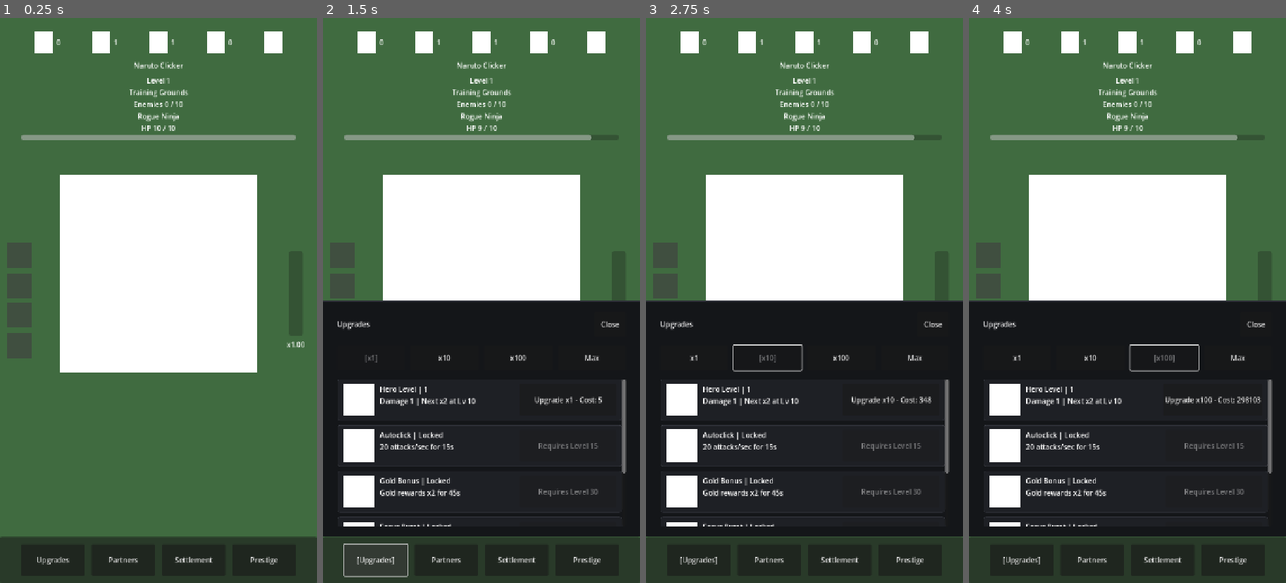
Above: before the commit, frames 1-4 (left to right).
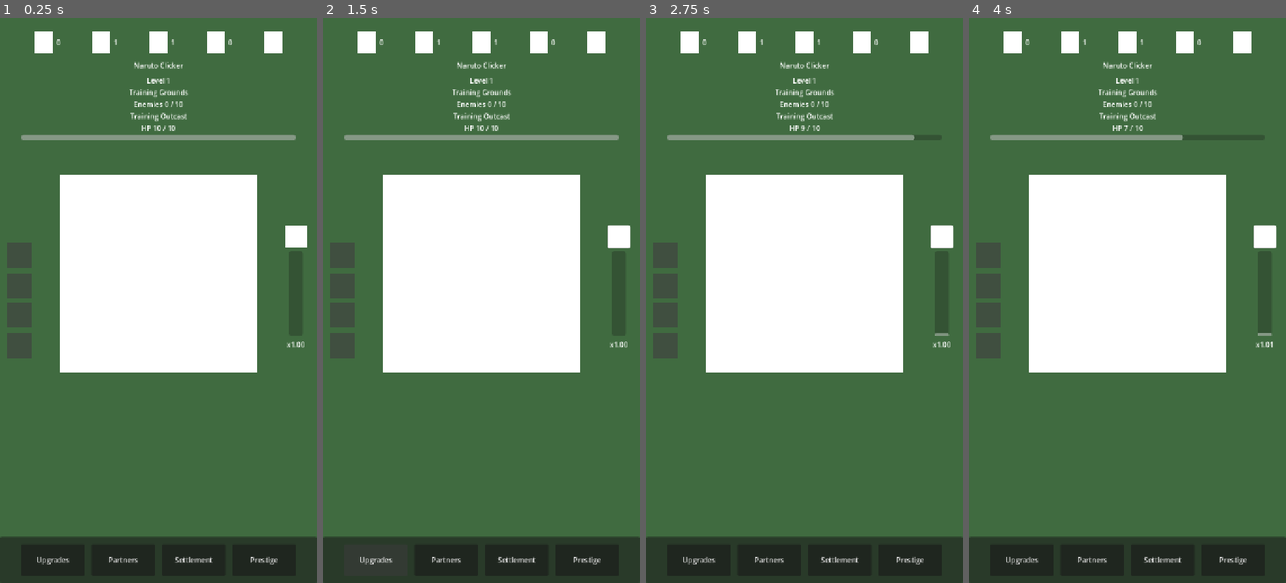
Above: after the commit, the same moments.

Repository: StanisRyz/naruto-clicker
Game: Godot game, scene res://scenes/main/Main.tscn
Same seed, same stepped clock (60 frames per second), same inputs: the game is played once before the commit and once after it.
Inputs (mouse positions are in pixels of both pictures, inside the frame that each line leads up to):
- Up to frame 1 (0.25 s): no input
- Up to frame 2 (1.5 s): click (617, 238) at 0.52 s; click "Upgrades" at 1.25 s
- Up to frame 3 (2.75 s): click (766, 357) at 2 s, where only the run before the commit has a clickable "x10"
- Up to frame 4 (4 s): click (1016, 357) at 2.75 s, where only the run before the commit has a clickable "x1"; click (1165, 357) at 3.5 s, where only the run before the commit has a clickable "x100"

The runs differ from the first frame. In frame 1, 0.4% of the frame differs, in the area x 41-97%, y 16-41%; in frame 2, 42%, in the area x 0-100%, y 16-99%; in frame 3, 42%; in frame 4, 42%.

Commit message:
Scale task rewards by current stage
Make task gold rewards scale with current game progression.

Changes include:
- Replace fixed task gold rewards with reward scale values.
- Add current task reward unit based on current normal enemy reward.
- Calculate task rewards dynamically at display and claim time.
- Exclude Gold Bonus, Market, Trade Routes, Boss Shrine, elite, and boss multipliers from task rewards.
- Preserve task progress, task claiming, task replacement, and existing gameplay systems.

Diff:
--- a/scenes/game/ClickerScreen.gd
+++ b/scenes/game/ClickerScreen.gd
@@ -41,6 +41,8 @@
 @onready var primary_stats_panel: PrimaryStatsPanel = $PrimaryStatsPanel
 @onready var progress_info_panel: ProgressInfoPanel = $MainContent/VBoxContainer/ProgressInfoPanel
 @onready var combo_panel: ComboPanel = $ComboPanel
+@onready var tasks_button: Button = $TasksButton
+@onready var tasks_window: TasksWindow = $TasksWindow
 @onready var game_field: GameField = $GameField
 @onready var ability_bar: AbilityBar = $AbilityBar
 @onready var upgrades_button: Button = $BottomBar/MarginContainer/HBoxContainer/UpgradesButton
@@ -61,6 +63,8 @@
 	ability_bar.focus_burst_requested.connect(_on_focus_burst_requested)
 	ability_bar.rally_requested.connect(_on_rally_requested)
 	primary_stats_panel.settings_requested.connect(_on_settings_requested)
+	tasks_button.pressed.connect(_on_tasks_button_pressed)
+	tasks_window.task_claim_requested.connect(_on_task_claim_requested)
 	upgrades_button.pressed.connect(_on_upgrades_button_pressed)
 	partners_button.pressed.connect(_on_partners_button_pressed)
 	settlement_button.pressed.connect(_on_settlement_button_pressed)
@@ -139,6 +143,8 @@
 	partner_sheet.update_view(state)
 	settlement_sheet.update_view(state)
 	prestige_sheet.update_view(state)
+	if tasks_window.visible:
+		tasks_window.update_view(state)
 
 
 func _on_attack_requested() -> void:
@@ -151,10 +157,12 @@
 			combo_meter_value = combo_meter_max
 			combo_empowered_active = true
 			combo_empowered_time_left = combo_empowered_duration
+			state.total_combo_empowered_activations += 1
 
 	var manual_damage: int = maxi(1, int(state.get_current_click_damage() * _get_manual_combo_multiplier()))
 	var was_boss_level: bool = state.is_boss_level
 	var result: Dictionary = state.attack_with_damage(manual_damage)
+	state.total_manual_click_damage_dealt += int(result.get("damage_dealt", 0))
 	_apply_attack_result(result, true, was_boss_level)
 
 
@@ -190,6 +198,17 @@
 
 func _on_settings_requested() -> void:
 	_handle_status_text("Settings coming soon")
+
+
+func _on_tasks_button_pressed() -> void:
+	tasks_window.show_window(state)
+
+
+func _on_task_claim_requested(task_id: String) -> void:
+	var result: Dictionary = state.claim_task_reward(task_id)
+	_handle_status_text(result.get("status_text", ""))
+	_update_ui()
+	tasks_window.update_view(state)
 
 
 func _on_partner_purchase_requested(partner_index: int, mode: String) -> void:
@@ -361,6 +380,7 @@
 	state.autoclick_active = true
 	autoclick_time_left = _get_scaled_duration(autoclick_duration, false)
 	autoclick_accumulator = 0.0
+	state.total_autoclick_activations += 1
 	_update_ui()
 
 
--- a/scenes/game/ClickerScreen.tscn
+++ b/scenes/game/ClickerScreen.tscn
@@ -10,6 +10,7 @@
 [ext_resource type="PackedScene" path="res://scenes/ui/SettlementSheet.tscn" id="8_3qslc"]
 [ext_resource type="PackedScene" path="res://scenes/ui/ProgressInfoPanel.tscn" id="9_progress"]
 [ext_resource type="PackedScene" path="res://scenes/ui/ComboPanel.tscn" id="10_combo"]
+[ext_resource type="PackedScene" path="res://scenes/ui/TasksWindow.tscn" id="11_tasks"]
 
 [node name="ClickerScreen" type="Control"]
 layout_mode = 3
@@ -88,6 +89,32 @@
 grow_vertical = 2
 mouse_filter = 2
 
+[node name="TasksButton" type="Button" parent="."]
+custom_minimum_size = Vector2(48, 48)
+layout_mode = 1
+anchors_preset = 6
+anchor_left = 1.0
+anchor_top = 0.5
+anchor_right = 1.0
+anchor_bottom = 0.5
+offset_left = -72.0
+offset_top = -168.0
+offset_right = -24.0
+offset_bottom = -120.0
+grow_horizontal = 0
+grow_vertical = 2
+flat = true
+
+[node name="ImageHolder" type="ColorRect" parent="TasksButton"]
+layout_mode = 1
+anchors_preset = 15
+anchor_right = 1.0
+anchor_bottom = 1.0
+grow_horizontal = 2
+grow_vertical = 2
+mouse_filter = 2
+color = Color(1, 1, 1, 1)
+
 [node name="UpgradeSheet" parent="." instance=ExtResource("4_vcx67")]
 layout_mode = 1
 
@@ -144,3 +171,6 @@
 layout_mode = 2
 size_flags_horizontal = 3
 text = "Prestige"
+
+[node name="TasksWindow" parent="." instance=ExtResource("11_tasks")]
+layout_mode = 1
--- /dev/null
+++ b/scenes/ui/TasksWindow.gd
@@ -0,0 +1,131 @@
+class_name TasksWindow
+extends Control
+
+signal task_claim_requested(task_id: String)
+
+@onready var outside_click_area: Control = $OutsideClickArea
+@onready var panel_container: PanelContainer = $PanelContainer
+@onready var close_button: Button = $PanelContainer/MarginContainer/VBoxContainer/Header/CloseButton
+@onready var tasks_container: VBoxContainer = $PanelContainer/MarginContainer/VBoxContainer/ScrollContainer/TasksContainer
+
+
+func _ready() -> void:
+	outside_click_area.gui_input.connect(_on_outside_click_area_gui_input)
+	panel_container.gui_input.connect(_on_panel_container_gui_input)
+	close_button.pressed.connect(hide_window)
+	hide()
+
+
+func show_window(state: ClickerState) -> void:
+	update_view(state)
+	show()
+
+
+func hide_window() -> void:
+	hide()
+
+
+func update_view(state: ClickerState) -> void:
+	for child in tasks_container.get_children():
+		child.free()
+
+	for task_data: Dictionary in state.get_active_task_view_data():
+		tasks_container.add_child(_create_task_row(task_data))
+
+
+func _create_task_row(task_data: Dictionary) -> PanelContainer:
+	var row := PanelContainer.new()
+	row.size_flags_horizontal = Control.SIZE_EXPAND_FILL
+	row.add_theme_stylebox_override("panel", _create_row_stylebox())
+
+	var margin := MarginContainer.new()
+	margin.add_theme_constant_override("margin_left", 12)
+	margin.add_theme_constant_override("margin_top", 10)
+	margin.add_theme_constant_override("margin_right", 12)
+	margin.add_theme_constant_override("margin_bottom", 10)
+	row.add_child(margin)
+
+	var content := HBoxContainer.new()
+	content.size_flags_horizontal = Control.SIZE_EXPAND_FILL
+	content.add_theme_constant_override("separation", 12)
+	margin.add_child(content)
+
+	var image_holder := ColorRect.new()
+	image_holder.name = "ImageHolder"
+	image_holder.color = Color.WHITE
+	image_holder.custom_minimum_size = Vector2(56, 56)
+	content.add_child(image_holder)
+
+	var info_container := VBoxContainer.new()
+	info_container.size_flags_horizontal = Control.SIZE_EXPAND_FILL
+	info_container.add_theme_constant_override("separation", 4)
+	content.add_child(info_container)
+
+	var title_label := Label.new()
+	title_label.size_flags_horizontal = Control.SIZE_EXPAND_FILL
+	title_label.text = String(task_data.get("title", ""))
+	title_label.text_overrun_behavior = TextServer.OVERRUN_TRIM_ELLIPSIS
+	info_container.add_child(title_label)
+
+	var progress_label := Label.new()
+	progress_label.size_flags_horizontal = Control.SIZE_EXPAND_FILL
+	progress_label.autowrap_mode = TextServer.AUTOWRAP_WORD_SMART
+	progress_label.text = "%d / %d | Reward: %d gold" % [
+		int(task_data.get("progress", 0)),
+		int(task_data.get("target", 0)),
+		int(task_data.get("reward_gold", 0)),
+	]
+	info_container.add_child(progress_label)
+
+	var claim_button := Button.new()
+	claim_button.custom_minimum_size = Vector2(160, 56)
+	var task_id: String = String(task_data.get("id", ""))
+	if bool(task_data.get("completed", false)):
+		claim_button.disabled = false
+		claim_button.text = "Claim"
+	else:
+		claim_button.disabled = true
+		claim_button.text = "In Progress"
+	claim_button.pressed.connect(func() -> void: task_claim_requested.emit(task_id))
+	content.add_child(claim_button)
+
+	return row
+
+
+func _on_outside_click_area_gui_input(event: InputEvent) -> void:
+	if event is InputEventMouseButton:
+		var mouse_event: InputEventMouseButton = event as InputEventMouseButton
+		if mouse_event.button_index == MOUSE_BUTTON_LEFT and mouse_event.pressed:
+			accept_event()
+			hide_window()
+	elif event is InputEventScreenTouch:
+		var touch_event: InputEventScreenTouch = event as InputEventScreenTouch
+		if touch_event.pressed:
+			accept_event()
+			hide_window()
+
+
+func _on_panel_container_gui_input(event: InputEvent) -> void:
+	if event is InputEventMouseButton:
+		var mouse_event: InputEventMouseButton = event as InputEventMouseButton
+		if mouse_event.pressed:
+			accept_event()
+	elif event is InputEventScreenTouch:
+		var touch_event: InputEventScreenTouch = event as InputEventScreenTouch
+		if touch_event.pressed:
+			accept_event()
+
+
+func _create_row_stylebox() -> StyleBoxFlat:
+	var stylebox := StyleBoxFlat.new()
+	stylebox.bg_color = Color(0.12, 0.125, 0.145, 1.0)
+	stylebox.border_width_left = 1
+	stylebox.border_width_top = 1
+	stylebox.border_width_right = 1
+	stylebox.border_width_bottom = 1
+	stylebox.border_color = Color(0.22, 0.23, 0.26, 1.0)
+	stylebox.corner_radius_top_left = 6
+	stylebox.corner_radius_top_right = 6
+	stylebox.corner_radius_bottom_left = 6
+	stylebox.corner_radius_bottom_right = 6
+	return stylebox
--- /dev/null
+++ b/scenes/ui/TasksWindow.tscn
@@ -0,0 +1,88 @@
+[gd_scene load_steps=3 format=3]
+
+[ext_resource type="Script" path="res://scenes/ui/TasksWindow.gd" id="1_tasks_window"]
+
+[sub_resource type="StyleBoxFlat" id="StyleBoxFlat_tasks_inner"]
+bg_color = Color(0.08, 0.085, 0.1, 1)
+border_width_left = 2
+border_width_top = 2
+border_width_right = 2
+border_width_bottom = 2
+border_color = Color(0.24, 0.25, 0.3, 1)
+corner_radius_top_left = 6
+corner_radius_top_right = 6
+corner_radius_bottom_left = 6
+corner_radius_bottom_right = 6
+
+[node name="TasksWindow" type="Control"]
+visible = false
+layout_mode = 3
+anchors_preset = 15
+anchor_right = 1.0
+anchor_bottom = 1.0
+grow_horizontal = 2
+grow_vertical = 2
+mouse_filter = 0
+script = ExtResource("1_tasks_window")
+
+[node name="OutsideClickArea" type="ColorRect" parent="."]
+layout_mode = 1
+anchors_preset = 15
+anchor_right = 1.0
+anchor_bottom = 1.0
+grow_horizontal = 2
+grow_vertical = 2
+mouse_filter = 0
+color = Color(0, 0, 0, 0.2)
+
+[node name="PanelContainer" type="PanelContainer" parent="."]
+custom_minimum_size = Vector2(560, 620)
+layout_mode = 1
+anchors_preset = 8
+anchor_left = 0.5
+anchor_top = 0.5
+anchor_right = 0.5
+anchor_bottom = 0.5
+offset_left = -280.0
+offset_top = -310.0
+offset_right = 280.0
+offset_bottom = 310.0
+grow_horizontal = 2
+grow_vertical = 2
+mouse_filter = 0
+theme_override_styles/panel = SubResource("StyleBoxFlat_tasks_inner")
+
+[node name="MarginContainer" type="MarginContainer" parent="PanelContainer"]
+layout_mode = 2
+theme_override_constants/margin_left = 20
+theme_override_constants/margin_top = 20
+theme_override_constants/margin_right = 20
+theme_override_constants/margin_bottom = 20
+
+[node name="VBoxContainer" type="VBoxContainer" parent="PanelContainer/MarginContainer"]
+layout_mode = 2
+theme_override_constants/separation = 16
+
+[node name="Header" type="HBoxContainer" parent="PanelContainer/MarginContainer/VBoxContainer"]
+layout_mode = 2
+theme_override_constants/separation = 16
+
+[node name="TitleLabel" type="Label" parent="PanelContainer/MarginContainer/VBoxContainer/Header"]
+layout_mode = 2
+size_flags_horizontal = 3
+text = "Tasks"
+vertical_alignment = 1
+
+[node name="CloseButton" type="Button" parent="PanelContainer/MarginContainer/VBoxContainer/Header"]
+custom_minimum_size = Vector2(72, 48)
+layout_mode = 2
+text = "Close"
+
+[node name="ScrollContainer" type="ScrollContainer" parent="PanelContainer/MarginContainer/VBoxContainer"]
+layout_mode = 2
+size_flags_vertical = 3
+
+[node name="TasksContainer" type="VBoxContainer" parent="PanelContainer/MarginContainer/VBoxContainer/ScrollContainer"]
+layout_mode = 2
+size_flags_horizontal = 3
+theme_override_constants/separation = 10
--- a/scripts/game/ClickerState.gd
+++ b/scripts/game/ClickerState.gd
@@ -143,6 +143,27 @@
 var prestige_talent_names: Array[String] = ["Focus Training", "Trade Routes", "Command Aura", "Quick Hands", "Builder Wisdom", "Boss Hunter"]
 var prestige_talent_bonus_types: Array[String] = ["click_damage", "gold", "partner_dps", "autoclick_rate", "settlement_effect", "boss_damage"]
 var prestige_talent_bonus_percent_per_level: int = 5
+var task_definitions: Array[Dictionary] = [
+	{"id": "manual_damage_500", "title": "Deal 500 manual damage", "goal_type": "manual_damage", "target": 500, "reward_scale": 20},
+	{"id": "defeat_25_enemies", "title": "Defeat 25 enemies", "goal_type": "enemies_defeated", "target": 25, "reward_scale": 30},
+	{"id": "defeat_2_elites", "title": "Defeat 2 elite enemies", "goal_type": "elite_enemies_defeated", "target": 2, "reward_scale": 60},
+	{"id": "defeat_1_boss", "title": "Defeat 1 boss", "goal_type": "bosses_defeated", "target": 1, "reward_scale": 100},
+	{"id": "reach_hero_level_10", "title": "Reach Hero Level 10", "goal_type": "hero_level", "target": 10, "reward_scale": 50},
+	{"id": "hire_10_partners", "title": "Hire 10 partners total", "goal_type": "partners_total", "target": 10, "reward_scale": 70},
+	{"id": "build_5_buildings", "title": "Build 5 settlement buildings", "goal_type": "buildings_total", "target": 5, "reward_scale": 80},
+	{"id": "activate_autoclick_1", "title": "Activate Autoclick 1 time", "goal_type": "autoclick_activations", "target": 1, "reward_scale": 40},
+	{"id": "combo_empowered_1", "title": "Fill Combo Meter to 100%", "goal_type": "combo_empowered", "target": 1, "reward_scale": 90},
+	{"id": "reach_level_10", "title": "Reach Level 10", "goal_type": "game_level", "target": 10, "reward_scale": 120},
+]
+var active_task_ids: Array[String] = []
+var completed_task_ids: Array[String] = []
+var claimed_task_ids: Array[String] = []
+var total_manual_click_damage_dealt: int = 0
+var total_enemies_defeated: int = 0
+var total_elite_enemies_defeated: int = 0
+var total_bosses_defeated: int = 0
+var total_autoclick_activations: int = 0
+var total_combo_empowered_activations: int = 0
 var rng: RandomNumberGenerator = RandomNumberGenerator.new()
 
 var prestige_points: int:
@@ -155,6 +176,7 @@
 
 func _init() -> void:
 	rng.randomize()
+	initialize_tasks()
 	_reset_partner_state()
 	_reset_building_state()
 	_update_character_state()
@@ -176,6 +198,145 @@
 
 func get_prestige_reward() -> int:
 	return get_prestige_stage_points() + get_prestige_character_points()
+
+
+func initialize_tasks() -> void:
+	active_task_ids.clear()
+	completed_task_ids.clear()
+	claimed_task_ids.clear()
+	_fill_active_tasks()
+
+
+func _fill_active_tasks() -> void:
+	while active_task_ids.size() < 5:
+		var available_task_ids: Array[String] = _get_available_inactive_task_ids()
+		if available_task_ids.is_empty():
+			return
+
+		var random_index: int = rng.randi_range(0, available_task_ids.size() - 1)
+		active_task_ids.append(available_task_ids[random_index])
+
+
+func _get_available_inactive_task_ids() -> Array[String]:
+	var available_task_ids: Array[String] = []
+	for task: Dictionary in task_definitions:
+		var task_id: String = String(task.get("id", ""))
+		if task_id == "":
+			continue
+
+		if active_task_ids.has(task_id) or completed_task_ids.has(task_id) or claimed_task_ids.has(task_id):
+			continue
+
+		available_task_ids.append(task_id)
+
+	return available_task_ids
+
+
+func get_task_definition(task_id: String) -> Dictionary:
+	for task: Dictionary in task_definitions:
+		if String(task.get("id", "")) == task_id:
+			return task
+
+	return {}
+
+
+func get_task_progress(task_id: String) -> int:
+	var task: Dictionary = get_task_definition(task_id)
+	var goal_type: String = String(task.get("goal_type", ""))
+	match goal_type:
+		"manual_damage":
+			return total_manual_click_damage_dealt
+		"enemies_defeated":
+			return total_enemies_defeated
+		"elite_enemies_defeated":
+			return total_elite_enemies_defeated
+		"bosses_defeated":
+			return total_bosses_defeated
+		"hero_level":
+			return character_level
+		"partners_total":
+			return _get_total_partner_count()
+		"buildings_total":
+			return _get_total_building_count()
+		"autoclick_activations":
+			return total_autoclick_activations
+		"combo_empowered":
+			return total_combo_empowered_activations
+		"game_level":
+			return current_level
+
+	return 0
+
+
+func get_task_target(task_id: String) -> int:
+	return int(get_task_definition(task_id).get("target", 0))
+
+
+func get_current_task_reward_unit() -> int:
+	var base_reward: int = get_base_enemy_reward_for_level(current_level)
+	var zone_scaled_reward: int = ceili(base_reward * zone_reward_multiplier)
+	return maxi(1, zone_scaled_reward)
+
+
+func get_task_reward_gold(task_id: String) -> int:
+	var task: Dictionary = get_task_definition(task_id)
+	if task.is_empty():
+		return 0
+
+	var reward_scale: int = int(task.get("reward_scale", 0))
+	if reward_scale <= 0:
+		return 0
+
+	return maxi(1, get_current_task_reward_unit() * reward_scale)
+
+
+func is_task_completed(task_id: String) -> bool:
+	return get_task_progress(task_id) >= get_task_target(task_id)
+
+
+func is_task_claimed(task_id: String) -> bool:
+	return claimed_task_ids.has(task_id)
+
+
+func get_active_task_view_data() -> Array[Dictionary]:
+	var task_view_data: Array[Dictionary] = []
+	for task_id in active_task_ids:
+		var task: Dictionary = get_task_definition(task_id)
+		if task.is_empty():
+			continue
+
+		task_view_data.append({
+			"id": task_id,
+			"title": String(task.get("title", "")),
+			"progress": get_task_progress(task_id),
+			"target": int(task.get("target", 0)),
+			"reward_gold": get_task_reward_gold(task_id),
+			"completed": is_task_completed(task_id),
+			"claimed": is_task_claimed(task_id),
+		})
+
+	return task_view_data
+
+
+func claim_task_reward(task_id: String) -> Dictionary:
+	if not active_task_ids.has(task_id):
+		return _make_purchase_result("Task is not active")
+
+	if not is_task_completed(task_id):
+		return _make_purchase_result("Task is not complete")
+
+	if is_task_claimed(task_id):
+		return _make_purchase_result("Task already claimed")
+
+	var reward: int = get_task_reward_gold(task_id)
+	gold += reward
+	active_task_ids.erase(task_id)
+	claimed_task_ids.append(task_id)
+	if not completed_task_ids.has(task_id):
+		completed_task_ids.append(task_id)
+	_fill_active_tasks()
+
+	return _make_purchase_result("Task complete! +%d gold" % reward, false, true)
 
 
 func get_focus_training_multiplier() -> float:
@@ -346,12 +507,18 @@
 	var target_hp_before: int = target_hp
 	var damage_dealt: int = 0
 	var defeated_boss: bool = is_boss_level
+	var defeated_elite: bool = is_elite_enemy
 	var boss_reward: int = int(reward_gold * get_boss_reward_multiplier()) if defeated_boss else reward_gold
 	var talent_gold: int = int(boss_reward * get_trade_routes_multiplier())
 	var settlement_gold: int = int(talent_gold * get_settlement_gold_multiplier())
 	var earned_gold: int = settlement_gold * gold_bonus_multiplier if gold_bonus_active else settlement_gold
 	gold += earned_gold
 	enemies_defeated_on_level += 1
+	total_enemies_defeated += 1
+	if defeated_elite:
+		total_elite_enemies_defeated += 1
+	if defeated_boss:
+		total_bosses_defeated += 1
 
 	var did_level_up: bool = enemies_defeated_on_level >= enemies_required_per_level
 	var status_text: String = "Enemy defeated! +%d gold" % earned_gold
@@ -983,6 +1150,22 @@
 		return apply_milestone_cost_multiplier(cost, target_count)
 
 	return 0
+
+
+func _get_total_partner_count() -> int:
+	var total_count: int = 0
+	for count in partner_counts:
+		total_count += count
+
+	return total_count
+
+
+func _get_total_building_count() -> int:
+	var total_count: int = 0
+	for count in building_counts:
+		total_count += count
+
+	return total_count
 
 
 func _get_building_bulk_cost_for_count(building_index: int, count: int) -> int:
Not shown: 1 places in scenes/game/ClickerScreen.tscn that only renumber resources
Not shown, added: scenes/ui/TasksWindow.gd.uid
Not shown, changed: AGENTS.md
Not shown, changed: README.md
